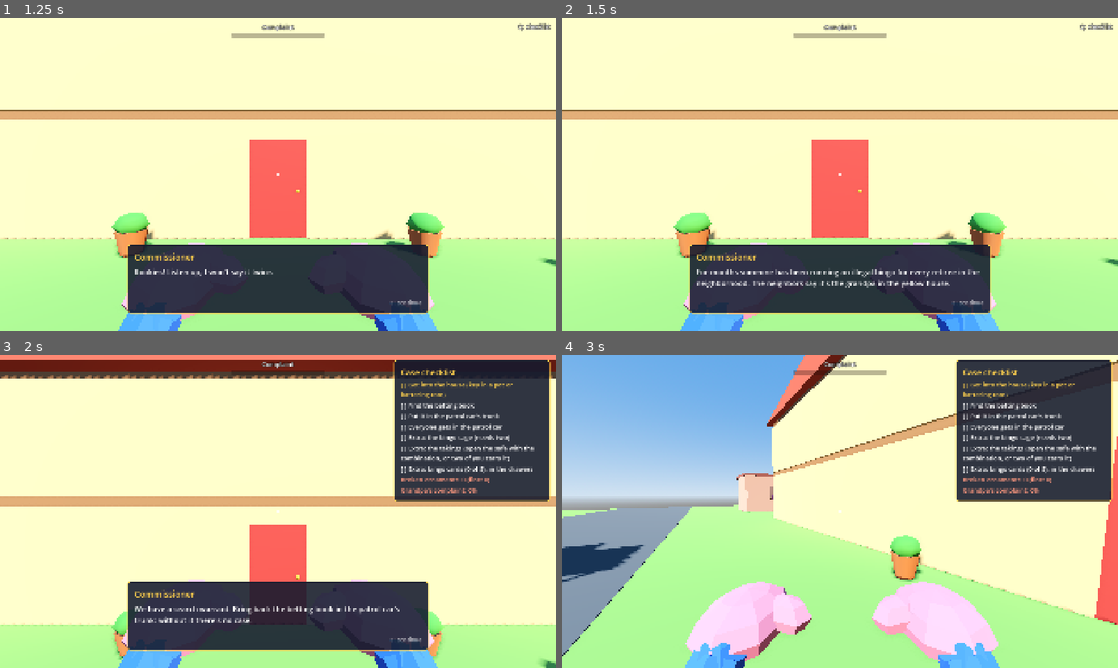
Above: before the commit, frames 1-4 (two rows, left to right).
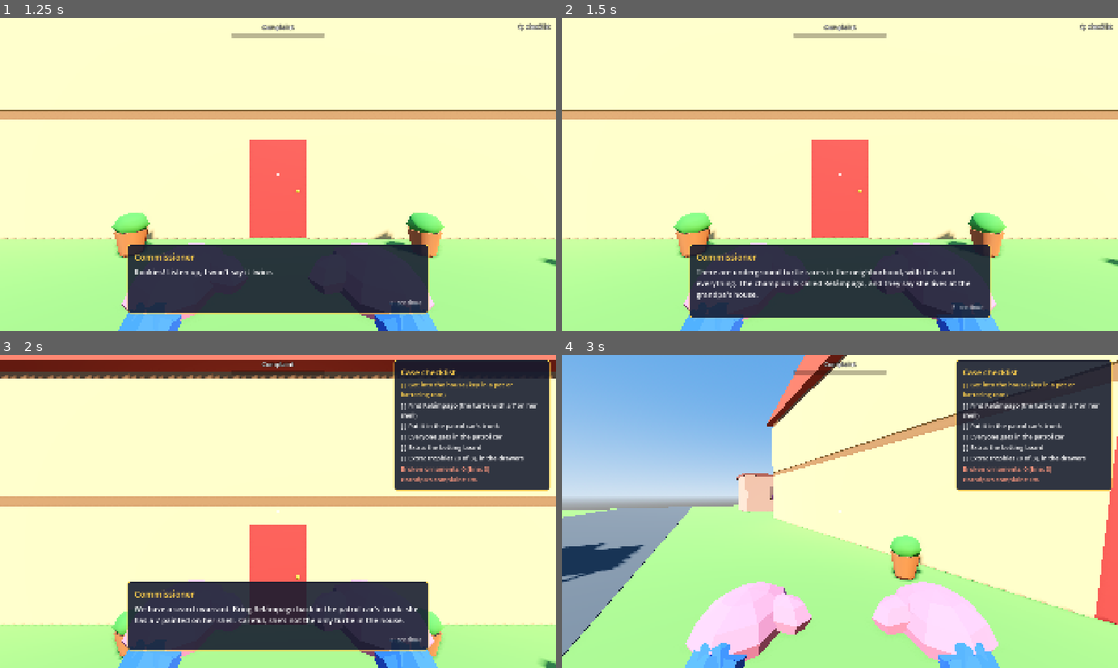
Above: after the commit, the same moments.

Repository: cristiangelini/BPD
Game: Godot game, scene res://scenes/ui/main_menu.tscn
Two runs of this game, one before a commit and one after it. Both use one fixed random seed, a clock stepped at 60 frames per second and the inputs below.
Inputs (mouse positions are in pixels of both pictures, inside the frame that each line leads up to):
- Up to frame 1 (1.25 s): click "Play" at 0.5 s
- Up to frame 2 (1.5 s): tap Enter at 1.25 s; move the mouse to (962, 158) at 1.27 s; hold D (move_right) from 1.28 s (still down); hold R (ask) from 1.28 s (still down); click (962, 158) at 1.42 s
- Up to frame 3 (2 s): keep holding D (move_right); keep holding R (ask); tap Space (jump) at 1.52 s; tap Q (checklist) at 1.55 s
- Up to frame 4 (3 s): move the mouse to (812, 511) at 2.02 s; release D (move_right) at 2.03 s; release R (ask) at 2.03 s; hold W (move_forward) from 2.03 s (still down); tap Q (checklist) at 2.1 s; tap Space (jump) at 2.27 s; click (812, 511) at 2.3 s; move the mouse to (851, 505) at 2.77 s; hold Shift (run) from 2.78 s (still down); click (851, 505) at 2.85 s

Frame 1 is identical in both runs. In frame 2, 2.2% of the frame differs, in the area x 22-78%, y 79-97%; in frame 3, 3.7%, in the area x 24-100%, y 14-87%; in frame 4, 3.0%.

Commit message:
Add the turtle races story to the grandpa's house
Refs #63

Co-Authored-By: Claude Opus 5.5 (1M context) <noreply@anthropic.com>
Claude-Session: https://claude.ai/code/session_01UXwRy4nCUmp8Zcg5tBLZhH

Diff:
--- /dev/null
+++ b/scenes/case/turtle_story.tres
@@ -0,0 +1,21 @@
+[gd_resource type="Resource" script_class="CaseStory" load_steps=6 format=3]
+
+[ext_resource type="Script" path="res://scripts/case/case_story.gd" id="1_story"]
+[ext_resource type="PackedScene" path="res://scenes/props/turtle_racer.tscn" id="2_turtle"]
+[ext_resource type="PackedScene" path="res://scenes/props/betting_board.tscn" id="3_board"]
+[ext_resource type="PackedScene" path="res://scenes/props/trophy.tscn" id="4_trophy"]
+[ext_resource type="Script" path="res://scripts/case/turtle_rig.gd" id="5_rig"]
+
+[resource]
+script = ExtResource("1_story")
+id = "turtles"
+briefing = PackedStringArray("BRIEF_1_1_A", "BRIEF_TURTLE_B", "BRIEF_TURTLE_C", "BRIEF_TURTLE_D", "BRIEF_1_1_E")
+evidence = Array[PackedScene]([ExtResource("2_turtle"), ExtResource("3_board")])
+item_keys = PackedStringArray("turtle", "board")
+find_key = "OBJ_FIND_TURTLE"
+heavy = Array[bool]([false, false])
+half_heights = Array[float]([0.08, 0.025])
+drawer_evidence = ExtResource("4_trophy")
+drawer_count = 3
+cat_item = 1
+rig = ExtResource("5_rig")
--- /dev/null
+++ b/scenes/props/betting_board.tscn
@@ -0,0 +1,26 @@
+[gd_scene load_steps=4 format=3]
+
+[ext_resource type="Script" path="res://scripts/props/evidence.gd" id="1"]
+[ext_resource type="PackedScene" path="res://assets/models/betting_board.glb" id="2"]
+
+[sub_resource type="BoxShape3D" id="Shape"]
+size = Vector3(0.6, 0.05, 0.45)
+
+[node name="BettingBoard" type="RigidBody3D"]
+collision_layer = 4
+collision_mask = 15
+mass = 8.0
+script = ExtResource("1")
+full_value = 400.0
+
+[node name="Shape" type="CollisionShape3D" parent="."]
+shape = SubResource("Shape")
+
+[node name="Model" parent="." instance=ExtResource("2")]
+
+[node name="ValueLabel" type="Label3D" parent="."]
+transform = Transform3D(1, 0, 0, 0, 1, 0, 0, 0, 1, 0, 0.25, 0)
+billboard = 1
+pixel_size = 0.004
+outline_size = 8
+text = "400"
--- /dev/null
+++ b/scenes/props/trophy.tscn
@@ -0,0 +1,26 @@
+[gd_scene load_steps=4 format=3]
+
+[ext_resource type="Script" path="res://scripts/props/evidence.gd" id="1"]
+[ext_resource type="PackedScene" path="res://assets/models/trophy.glb" id="2"]
+
+[sub_resource type="BoxShape3D" id="Shape"]
+size = Vector3(0.12, 0.2, 0.12)
+
+[node name="Trophy" type="RigidBody3D"]
+collision_layer = 4
+collision_mask = 15
+mass = 0.5
+script = ExtResource("1")
+full_value = 100.0
+
+[node name="Shape" type="CollisionShape3D" parent="."]
+shape = SubResource("Shape")
+
+[node name="Model" parent="." instance=ExtResource("2")]
+
+[node name="ValueLabel" type="Label3D" parent="."]
+transform = Transform3D(1, 0, 0, 0, 1, 0, 0, 0, 1, 0, 0.25, 0)
+billboard = 1
+pixel_size = 0.004
+outline_size = 8
+text = "100"
--- /dev/null
+++ b/scenes/props/turtle_plain.tscn
@@ -0,0 +1,22 @@
+[gd_scene load_steps=5 format=3]
+
+[ext_resource type="Script" path="res://scripts/props/grabbable.gd" id="1"]
+[ext_resource type="PackedScene" path="res://assets/models/turtle_plain.glb" id="2"]
+[ext_resource type="Script" path="res://scripts/npc/turtle_walk.gd" id="3"]
+
+[sub_resource type="BoxShape3D" id="Shape"]
+size = Vector3(0.28, 0.16, 0.36)
+
+[node name="Turtle" type="RigidBody3D" groups=["decoy_turtles"]]
+collision_layer = 4
+collision_mask = 15
+mass = 2.0
+script = ExtResource("1")
+
+[node name="Shape" type="CollisionShape3D" parent="."]
+shape = SubResource("Shape")
+
+[node name="Model" parent="." instance=ExtResource("2")]
+
+[node name="Walk" type="Node" parent="."]
+script = ExtResource("3")
--- /dev/null
+++ b/scenes/props/turtle_racer.tscn
@@ -0,0 +1,23 @@
+[gd_scene load_steps=5 format=3]
+
+[ext_resource type="Script" path="res://scripts/props/evidence.gd" id="1"]
+[ext_resource type="PackedScene" path="res://assets/models/turtle_racer.glb" id="2"]
+[ext_resource type="Script" path="res://scripts/npc/turtle_walk.gd" id="3"]
+
+[sub_resource type="BoxShape3D" id="Shape"]
+size = Vector3(0.28, 0.16, 0.36)
+
+[node name="Relampago" type="RigidBody3D"]
+collision_layer = 4
+collision_mask = 15
+mass = 2.0
+script = ExtResource("1")
+full_value = 1000.0
+
+[node name="Shape" type="CollisionShape3D" parent="."]
+shape = SubResource("Shape")
+
+[node name="Model" parent="." instance=ExtResource("2")]
+
+[node name="Walk" type="Node" parent="."]
+script = ExtResource("3")
--- a/scripts/case/case_story.gd
+++ b/scripts/case/case_story.gd
@@ -21,5 +21,7 @@
 ## A small evidence that goes into drawers, one per drawer, and how many of them.
 @export var drawer_evidence: PackedScene
 @export var drawer_count := 0
+## Michi sleeps on top of this evidence.
+@export var cat_item := 0
 ## What only this story adds (a StoryRig script); empty for none.
 @export var rig: Script
--- /dev/null
+++ b/scripts/case/turtle_rig.gd
@@ -0,0 +1,53 @@
+class_name TurtleRig
+extends StoryRig
+
+## The turtle races (historias.md): Relámpago sleeps in her hiding spot at the end of a trail of lettuce leaves from
+## the kitchen, four plain turtles that look just like her roam the house, and the trophies wait in the drawers.
+
+## Evidence order in turtle_story.tres: Relámpago, the betting board.
+const RACER := 0
+const BOARD := 1
+const DECOYS := 4
+const DECOY_SCENE := preload("res://scenes/props/turtle_plain.tscn")
+const LETTUCE_STEP := 0.4
+const LETTUCE := Color(0.55, 0.85, 0.3)
+const LEAF := Vector3(0.12, 0.01, 0.09)
+
+var decoys: Array[Grabbable] = []
+
+
+func setup(house: GrandpaHouse) -> void:
+	var racer_walk: TurtleWalk = house.evidence[RACER].get_node("Walk")
+	racer_walk.asleep = true
+	racer_walk.walk_seed = house.case_seed
+	var free: Array = range(GrandpaHouse.SPOTS.size()).filter(func(i: int) -> bool: return not house.evidence_spots.has(i))
+	var rng := RandomNumberGenerator.new()
+	rng.seed = house.case_seed * 19 + 7
+	for i in DECOYS:
+		var spot: int = free.pop_at(rng.randi_range(0, free.size() - 1))
+		var turtle: Grabbable = DECOY_SCENE.instantiate()
+		turtle.position = GrandpaHouse.SPOTS[spot].at + Vector3.UP * 0.1
+		(turtle.get_node("Walk") as TurtleWalk).walk_seed = house.case_seed + i + 1
+		house.get_node("Evidence").add_child(turtle)
+		decoys.append(turtle)
+
+
+## Lettuce leaves go from the kitchen counter to where Relámpago sleeps.
+func place_trails(house: GrandpaHouse, map: RID) -> void:
+	var to := house.evidence[RACER].global_position
+	house.trails[house.tr("CLUE_LETTUCE")] = house.trail(map, GrandpaHouse.CRUMBS_FROM, to, LETTUCE_STEP, false, LETTUCE, LEAF)
+
+
+func trail_item() -> int:
+	return RACER
+
+
+func extras(house: GrandpaHouse) -> Array[Dictionary]:
+	var car := house.car
+	var trophies := house.drawer_evidence
+	var delivered := trophies.filter(func(t: Evidence) -> bool: return car.is_delivered(t)).size()
+	return [
+		{"text": "OBJ_EXTRA_BOARD", "done": car.is_delivered(house.evidence[BOARD] as Evidence)},
+		{"text": house.tr("OBJ_EXTRA_TROPHIES") % [delivered, trophies.size()],
+			"done": not trophies.is_empty() and delivered == trophies.size()},
+	]
--- a/scripts/levels/grandpa_house.gd
+++ b/scripts/levels/grandpa_house.gd
@@ -98,6 +98,8 @@
 ## The illegal bingo (investigacion.md): the betting book is the main evidence; the bingo cage and the safe with the
 ## takings are extras that need two cops. They go to hiding spots; the bingo cards go into drawers.
 const BINGO := preload("res://scenes/case/bingo_story.tres")
+## The turtle races (historias.md): Relámpago is the main evidence, with the betting board and trophies as extras.
+const TURTLES := preload("res://scenes/case/turtle_story.tres")
 
 const NOTE_SCENE := preload("res://scenes/props/clue_note.tscn")
 const CAT_SCENE := preload("res://scenes/npc/cat.tscn")
@@ -124,7 +126,7 @@
 @export var case_seed := 0
 ## The stories this house can tell (historias.md). One is drawn with the seed unless `story` is set or the game runs
 ## with --story=<id>.
-const STORIES: Array[CaseStory] = [BINGO]
+const STORIES: Array[CaseStory] = [BINGO, TURTLES]
 
 ## The story this raid tells; null draws one from STORIES.
 @export var story: CaseStory
@@ -309,7 +311,7 @@
 
 ## What the grandpa lets slip when asked: where each hidden item is, in an order drawn from the seed.
 func _give_slips() -> void:
-	var order := [0, 1, 2]
+	var order: Array = range(story.evidence.size())
 	var rng := RandomNumberGenerator.new()
 	rng.seed = case_seed * 13 + 1
 	for i in range(order.size() - 1, 0, -1):
@@ -322,10 +324,11 @@
 	grandpa.slipped.connect(_on_clue)
 
 
-## Michi sleeps on top of the betting book's hiding spot.
+## Michi sleeps on top of the story's cat_item (the betting book in the bingo).
 func _place_michi() -> void:
 	michi = CAT_SCENE.instantiate()
-	michi.position = SPOTS[evidence_spots[0]].at + Vector3.UP * (story.half_heights[0] * 2 + 0.05)
+	var item := story.cat_item
+	michi.position = SPOTS[evidence_spots[item]].at + Vector3.UP * (story.half_heights[item] * 2 + 0.05)
 	michi.rotation.y = case_seed % 4 * PI / 2
 	michi.meowed.connect(grandpa.cat_upset)
 	michi.tripped.connect(func(cop: Cop) -> void: grandpa.cat_upset(cop.global_position))
@@ -368,7 +371,8 @@
 
 
 ## Marks every `step` meters along the path; footprints alternate left and right and point along the way.
-func trail(map: RID, from: Vector3, to: Vector3, step: float, feet: bool, color: Color) -> Array[Node3D]:
+func trail(map: RID, from: Vector3, to: Vector3, step: float, feet: bool, color: Color,
+		mark_size := Vector3(0.04, 0.01, 0.04)) -> Array[Node3D]:
 	var path := NavigationServer3D.map_get_path(map, from, to, true)
 	var rng := RandomNumberGenerator.new()
 	rng.seed = case_seed
@@ -384,7 +388,7 @@
 			var at := a + dir * left
 			var mark := MeshInstance3D.new()
 			var box := BoxMesh.new()
-			box.size = Vector3(0.11, 0.004, 0.26) if feet else Vector3(0.04, 0.01, 0.04)
+			box.size = Vector3(0.11, 0.004, 0.26) if feet else mark_size
 			mark.mesh = box
 			mark.material_override = _material(color)
 			var jitter := Vector3(rng.randf_range(-0.1, 0.1), 0, rng.randf_range(-0.1, 0.1))
--- /dev/null
+++ b/scripts/npc/turtle_walk.gd
@@ -0,0 +1,67 @@
+class_name TurtleWalk
+extends Node
+
+## Makes its parent turtle (a Grabbable) wander slowly around the house (historias.md, "Carreras de tortugas").
+## A sleeping turtle stays put until a cop comes close; a cop right next to it makes it hide in its shell for a while,
+## which is the moment to grab it. A held turtle doesn't walk.
+
+## Speeds and distances (propuesta).
+const SPEED := 0.3
+const WAKE_RANGE := 3.0
+const SHELL_RANGE := 1.2
+const SHELL_SECONDS := 3.0
+## It picks a new heading every few seconds, or right away when something stops it.
+const TURN_MIN := 3.0
+const TURN_MAX := 6.0
+const STUCK_SPEED := 0.05
+
+@export var asleep := false
+@export var walk_seed := 1
+
+var in_shell := false
+var _heading := 0.0
+var _turn_left := 0.0
+var _shell_left := 0.0
+var _rng := RandomNumberGenerator.new()
+@onready var _body: Grabbable = get_parent()
+
+
+func _ready() -> void:
+	_rng.seed = walk_seed
+	_heading = _rng.randf() * TAU
+	_body.axis_lock_angular_x = true
+	_body.axis_lock_angular_z = true
+
+
+func _physics_process(delta: float) -> void:
+	if _body.is_held():
+		asleep = false
+		in_shell = false
+		return
+	var near := _nearest_cop_distance()
+	if asleep:
+		if near < WAKE_RANGE:
+			asleep = false
+		return
+	_shell_left = maxf(_shell_left - delta, 0.0)
+	if near < SHELL_RANGE:
+		_shell_left = SHELL_SECONDS
+	in_shell = _shell_left > 0.0
+	if in_shell:
+		return
+	_turn_left -= delta
+	var flat := Vector2(_body.linear_velocity.x, _body.linear_velocity.z).length()
+	if _turn_left <= 0.0 or (_turn_left < TURN_MIN - 0.5 and flat < STUCK_SPEED):
+		_turn_left = _rng.randf_range(TURN_MIN, TURN_MAX)
+		_heading += _rng.randf_range(PI / 2, PI * 1.5)
+	var wish := Vector3(sin(_heading), 0.0, cos(_heading)) * SPEED
+	_body.linear_velocity.x = wish.x
+	_body.linear_velocity.z = wish.z
+	_body.rotation.y = _heading
+
+
+func _nearest_cop_distance() -> float:
+	var best := INF
+	for cop in get_tree().get_nodes_in_group("cops"):
+		best = minf(best, (cop as Node3D).global_position.distance_to(_body.global_position))
+	return best
--- a/tests/unit/test_briefing_checklist.gd
+++ b/tests/unit/test_briefing_checklist.gd
@@ -12,6 +12,7 @@
 
 func _house(player: bool) -> GrandpaHouse:
 	var house: GrandpaHouse = HOUSE_SCENE.instantiate()
+	house.story = GrandpaHouse.BINGO
 	house.case_seed = 7
 	house.get_node("Cop").input_enabled = player
 	house.get_node("Cop/Grabber").input_enabled = player
--- a/tests/unit/test_case_delivery.gd
+++ b/tests/unit/test_case_delivery.gd
@@ -7,6 +7,7 @@
 
 func _house() -> GrandpaHouse:
 	var house: GrandpaHouse = HOUSE_SCENE.instantiate()
+	house.story = GrandpaHouse.BINGO
 	house.case_seed = 7
 	house.get_node("Cop").input_enabled = false
 	house.get_node("Cop/Grabber").input_enabled = false
--- a/tests/unit/test_case_story.gd
+++ b/tests/unit/test_case_story.gd
@@ -19,9 +19,9 @@
 func test_the_house_places_what_the_story_brings() -> void:
 	var house: GrandpaHouse = HOUSE_SCENE.instantiate()
 	house.case_seed = 41
+	house.story = GrandpaHouse.BINGO
 	house.get_node("Cop").input_enabled = false
 	add_child_autofree(house)
-	assert_eq(house.story, GrandpaHouse.BINGO, "the bingo is the default story")
 	assert_eq(house.evidence.size(), house.story.evidence.size())
 	for i in house.evidence.size():
 		assert_eq(house.evidence[i].scene_file_path, house.story.evidence[i].resource_path)
--- a/tests/unit/test_clues.gd
+++ b/tests/unit/test_clues.gd
@@ -7,6 +7,7 @@
 
 func _house(case_seed: int) -> GrandpaHouse:
 	var house: GrandpaHouse = HOUSE_SCENE.instantiate()
+	house.story = GrandpaHouse.BINGO
 	house.case_seed = case_seed
 	house.get_node("Cop").input_enabled = false
 	add_child_autofree(house)
--- a/tests/unit/test_drawers.gd
+++ b/tests/unit/test_drawers.gd
@@ -98,6 +98,7 @@
 
 func test_the_house_has_dressers_with_things_inside() -> void:
 	var house: GrandpaHouse = preload("res://scenes/levels/grandpa_house.tscn").instantiate()
+	house.story = GrandpaHouse.BINGO
 	house.case_seed = 7
 	house.get_node("Cop").input_enabled = false
 	add_child_autofree(house)
--- a/tests/unit/test_front_door.gd
+++ b/tests/unit/test_front_door.gd
@@ -68,6 +68,7 @@
 
 func test_house_hides_the_key_in_one_pot() -> void:
 	var house: GrandpaHouse = HOUSE_SCENE.instantiate()
+	house.story = GrandpaHouse.BINGO
 	house.case_seed = 99
 	house.get_node("Cop").input_enabled = false
 	add_child_autofree(house)
@@ -78,6 +79,7 @@
 
 func test_cop_uses_the_door_in_front() -> void:
 	var house: GrandpaHouse = HOUSE_SCENE.instantiate()
+	house.story = GrandpaHouse.BINGO
 	house.case_seed = 99
 	var cop: Cop = house.get_node("Cop")
 	cop.input_enabled = false
--- a/tests/unit/test_grandpa.gd
+++ b/tests/unit/test_grandpa.gd
@@ -68,6 +68,7 @@
 
 func test_house_loses_the_case_at_100() -> void:
 	var house: GrandpaHouse = HOUSE_SCENE.instantiate()
+	house.story = GrandpaHouse.BINGO
 	house.case_seed = 3
 	house.get_node("Cop").input_enabled = false
 	add_child_autofree(house)
@@ -78,6 +79,7 @@
 
 func test_grandpa_follows_the_nearest_cop() -> void:
 	var house: GrandpaHouse = HOUSE_SCENE.instantiate()
+	house.story = GrandpaHouse.BINGO
 	house.case_seed = 3
 	var cop: Cop = house.get_node("Cop")
 	cop.input_enabled = false
@@ -126,6 +128,7 @@
 func test_every_room_door_is_open() -> void:
 	# Walls with two doors used to cover the first one (the living and the upstairs west rooms were sealed).
 	var house: GrandpaHouse = HOUSE_SCENE.instantiate()
+	house.story = GrandpaHouse.BINGO
 	house.get_node("Cop").input_enabled = false
 	add_child_autofree(house)
 	await wait_physics_frames(2)
@@ -143,6 +146,7 @@
 
 func test_the_grandpa_walks_out_of_the_living_room() -> void:
 	var house: GrandpaHouse = HOUSE_SCENE.instantiate()
+	house.story = GrandpaHouse.BINGO
 	house.case_seed = 7
 	house.get_node("Cop").input_enabled = false
 	add_child_autofree(house)
--- a/tests/unit/test_grandpa_house.gd
+++ b/tests/unit/test_grandpa_house.gd
@@ -8,6 +8,7 @@
 
 func _house(case_seed: int) -> GrandpaHouse:
 	var house: GrandpaHouse = HOUSE_SCENE.instantiate()
+	house.story = GrandpaHouse.BINGO
 	house.case_seed = case_seed
 	house.get_node("Cop").input_enabled = false
 	add_child_autofree(house)
--- a/tests/unit/test_interrogation.gd
+++ b/tests/unit/test_interrogation.gd
@@ -7,6 +7,7 @@
 
 func _house() -> GrandpaHouse:
 	var house: GrandpaHouse = HOUSE_SCENE.instantiate()
+	house.story = GrandpaHouse.BINGO
 	house.case_seed = 11
 	house.get_node("Cop").input_enabled = false
 	add_child_autofree(house)
--- a/tests/unit/test_michi.gd
+++ b/tests/unit/test_michi.gd
@@ -7,6 +7,7 @@
 
 func _house() -> GrandpaHouse:
 	var house: GrandpaHouse = HOUSE_SCENE.instantiate()
+	house.story = GrandpaHouse.BINGO
 	house.case_seed = 11
 	house.get_node("Cop").input_enabled = false
 	add_child_autofree(house)
--- a/tests/unit/test_neighbor.gd
+++ b/tests/unit/test_neighbor.gd
@@ -7,6 +7,7 @@
 
 func _house() -> GrandpaHouse:
 	var house: GrandpaHouse = HOUSE_SCENE.instantiate()
+	house.story = GrandpaHouse.BINGO
 	house.case_seed = 11
 	house.get_node("Cop").input_enabled = false
 	add_child_autofree(house)
--- a/tests/unit/test_ornaments.gd
+++ b/tests/unit/test_ornaments.gd
@@ -67,6 +67,7 @@
 
 func test_house_ornaments_settle_whole_and_cost_fines() -> void:
 	var house: GrandpaHouse = HOUSE_SCENE.instantiate()
+	house.story = GrandpaHouse.BINGO
 	house.case_seed = 21
 	house.get_node("Cop").input_enabled = false
 	add_child_autofree(house)
--- a/tests/unit/test_safe_combination.gd
+++ b/tests/unit/test_safe_combination.gd
@@ -7,6 +7,7 @@
 
 func _house() -> GrandpaHouse:
 	var house: GrandpaHouse = HOUSE_SCENE.instantiate()
+	house.story = GrandpaHouse.BINGO
 	house.case_seed = 11
 	house.get_node("Cop").input_enabled = false
 	add_child_autofree(house)
--- a/tests/unit/test_shift_report.gd
+++ b/tests/unit/test_shift_report.gd
@@ -41,6 +41,7 @@
 
 func test_the_house_shows_the_shift_screen_with_the_pay() -> void:
 	var house: GrandpaHouse = HOUSE_SCENE.instantiate()
+	house.story = GrandpaHouse.BINGO
 	house.case_seed = 7
 	house.get_node("Cop").input_enabled = false
 	house.get_node("Cop/Grabber").input_enabled = false
--- /dev/null
+++ b/tests/unit/test_turtles.gd
@@ -0,0 +1,86 @@
+extends GutTest
+
+## The turtle races story (historias.md, "Carreras de tortugas").
+
+const HOUSE_SCENE := preload("res://scenes/levels/grandpa_house.tscn")
+const TURTLE_SCENE := preload("res://scenes/props/turtle_plain.tscn")
+
+
+func _house() -> GrandpaHouse:
+	var house: GrandpaHouse = HOUSE_SCENE.instantiate()
+	house.case_seed = 21
+	house.story = GrandpaHouse.TURTLES
+	house.get_node("Cop").input_enabled = false
+	add_child_autofree(house)
+	return house
+
+
+func test_relampago_and_four_lookalikes_are_in_the_house() -> void:
+	var house := _house()
+	await wait_physics_frames(5)
+	var rig: TurtleRig = house.rig
+	assert_eq(house.main_evidence().scene_file_path, "res://scenes/props/turtle_racer.tscn")
+	assert_eq(rig.decoys.size(), TurtleRig.DECOYS)
+	for turtle in rig.decoys:
+		assert_false(turtle is Evidence, "a plain turtle is worth nothing")
+	assert_eq(house.drawer_evidence.size(), 3, "three trophies in the drawers")
+	assert_true((house.main_evidence().get_node("Walk") as TurtleWalk).asleep, "Relámpago sleeps until a cop comes")
+
+
+func test_lettuce_leads_to_relampago_and_footprints_to_the_board() -> void:
+	TranslationServer.set_locale("es")
+	var house := _house()
+	await wait_physics_frames(15)
+	var lettuce: Array = house.trails[tr("CLUE_LETTUCE")]
+	assert_gt(lettuce.size(), 5)
+	var last: Node3D = lettuce[lettuce.size() - 1]
+	var racer := house.main_evidence()
+	assert_lt(Vector2(last.global_position.x - racer.global_position.x, last.global_position.z - racer.global_position.z).length(),
+		2.0, "the leaves end by Relámpago")
+	assert_eq(house.clue_plan.footprints, TurtleRig.BOARD)
+	assert_eq(house.notes.size(), 2, "one note for each item")
+
+
+func test_the_checklist_asks_for_relampago_and_counts_the_trophies() -> void:
+	TranslationServer.set_locale("es")
+	var house := _house()
+	await wait_physics_frames(30)
+	var trophy: Evidence = house.drawer_evidence[0]
+	trophy.global_position = house.car.to_global(Vector3(0, 0.6, -1.7))
+	await wait_physics_frames(10)
+	var rows := CaseObjectives.rows(house.objective_facts())
+	var texts := rows.map(func(r: Dictionary) -> String: return r.text)
+	assert_has(texts, "OBJ_FIND_TURTLE")
+	assert_has(texts, "OBJ_EXTRA_BOARD")
+	assert_has(texts, "Extra: trofeos (1 de 3), en los cajones")
+
+
+func test_a_turtle_walks_slowly_hides_near_a_cop_and_stops_when_held() -> void:
+	var turtle: Grabbable = TURTLE_SCENE.instantiate()
+	add_child_autofree(turtle)
+	var walk: TurtleWalk = turtle.get_node("Walk")
+	for i in 3:
+		walk._physics_process(0.1)
+	var speed := Vector2(turtle.linear_velocity.x, turtle.linear_velocity.z).length()
+	assert_almost_eq(speed, TurtleWalk.SPEED, 0.01, "it walks at turtle speed")
+	turtle.hold(1, turtle.global_position)
+	turtle.linear_velocity = Vector3.ZERO
+	walk._physics_process(0.1)
+	assert_eq(turtle.linear_velocity, Vector3.ZERO, "a held turtle doesn't walk")
+
+
+func test_a_sleeping_turtle_wakes_when_a_cop_comes_close() -> void:
+	var house := _house()
+	await wait_physics_frames(2)
+	var racer := house.main_evidence()
+	var walk: TurtleWalk = racer.get_node("Walk")
+	var cop: Cop = house.get_node("Cop")
+	cop.global_position = racer.global_position + Vector3(TurtleWalk.WAKE_RANGE + 2.0, 0, 0)
+	await wait_physics_frames(3)
+	assert_true(walk.asleep)
+	cop.global_position = racer.global_position + Vector3(TurtleWalk.WAKE_RANGE - 1.0, 0, 0)
+	await wait_physics_frames(3)
+	assert_false(walk.asleep)
+	cop.global_position = racer.global_position + Vector3(TurtleWalk.SHELL_RANGE - 0.4, 0, 0)
+	await wait_physics_frames(3)
+	assert_true(walk.in_shell, "right next to a cop it hides in its shell")
--- a/translations/texts.csv
+++ b/translations/texts.csv
@@ -135,3 +135,12 @@
 AWARD_STORY_SECONDS,Mejor oyente del abuelo: %s (%d s),The grandpa's best listener: %s (%d s),Melhor ouvinte do vovô: %s (%d s)
 AWARD_METERS_DRIVEN,Chofer del año: %s (%d m),Driver of the year: %s (%d m),Motorista do ano: %s (%d m)
 COP_NAME,Policía %d,Officer %d,Policial %d
+BRIEF_TURTLE_B,"Hay carreras de tortugas clandestinas en el barrio, con apuestas y todo. La campeona se llama Relámpago y dicen que vive en la casa del abuelo.","There are underground turtle races in the neighborhood, with bets and everything. The champion is called Relámpago, and they say she lives at the grandpa's house.","Tem corridas de tartarugas clandestinas no bairro, com apostas e tudo. A campeã se chama Relâmpago e dizem que mora na casa do vovô."
+BRIEF_TURTLE_C,"Tenemos orden de allanamiento. Traigan a Relámpago en el baúl del patrullero: tiene un 7 pintado en el caparazón. Ojo, que no es la única tortuga de la casa.","We have a search warrant. Bring Relámpago back in the patrol car's trunk: she has a 7 painted on her shell. Careful, she's not the only turtle in the house.","Temos um mandado de busca. Tragam a Relâmpago no porta-malas da viatura: ela tem um 7 pintado no casco. Cuidado, não é a única tartaruga da casa."
+BRIEF_TURTLE_D,"Si encuentran el tablero de apuestas o los trofeos, mejor: todo suma. La puerta está cerrada: la llave suele estar en alguna maceta, y si no, usen el ariete.","If you find the betting board or the trophies, even better: it all adds up. The door is locked: the key is usually in one of the pots, and if not, use the battering ram.","Se acharem o quadro de apostas ou os troféus, melhor: tudo soma. A porta está trancada: a chave costuma estar em algum vaso, e se não, usem o aríete."
+NOTE_ITEM_turtle,Relámpago,Relámpago,Relâmpago
+NOTE_ITEM_board,El tablero,The betting board,O quadro
+OBJ_FIND_TURTLE,"Encontrar a Relámpago (la tortuga con un 7 en el caparazón)","Find Relámpago (the turtle with a 7 on her shell)","Achar a Relâmpago (a tartaruga com um 7 no casco)"
+OBJ_EXTRA_BOARD,Extra: el tablero de apuestas,Extra: the betting board,Extra: o quadro de apostas
+OBJ_EXTRA_TROPHIES,"Extra: trofeos (%d de %d), en los cajones","Extra: trophies (%d of %d), in the drawers","Extra: troféus (%d de %d), nas gavetas"
+CLUE_LETTUCE,Hojas de lechuga desde la cocina,Lettuce leaves from the kitchen,Folhas de alface desde a cozinha
Binary file added: assets/models/betting_board.glb
Not shown, added: assets/models/betting_board.glb.import
Binary file added: assets/models/trophy.glb
Not shown, added: assets/models/trophy.glb.import
Binary file added: assets/models/turtle_plain.glb
Not shown, added: assets/models/turtle_plain.glb.import
Binary file added: assets/models/turtle_racer.glb
Not shown, added: assets/models/turtle_racer.glb.import
Not shown, added: scripts/case/turtle_rig.gd.uid
Not shown, added: scripts/npc/turtle_walk.gd.uid
Not shown, added: tests/unit/test_turtles.gd.uid
Not shown, changed: CHANGELOG.md
(and 1 more such lines)
